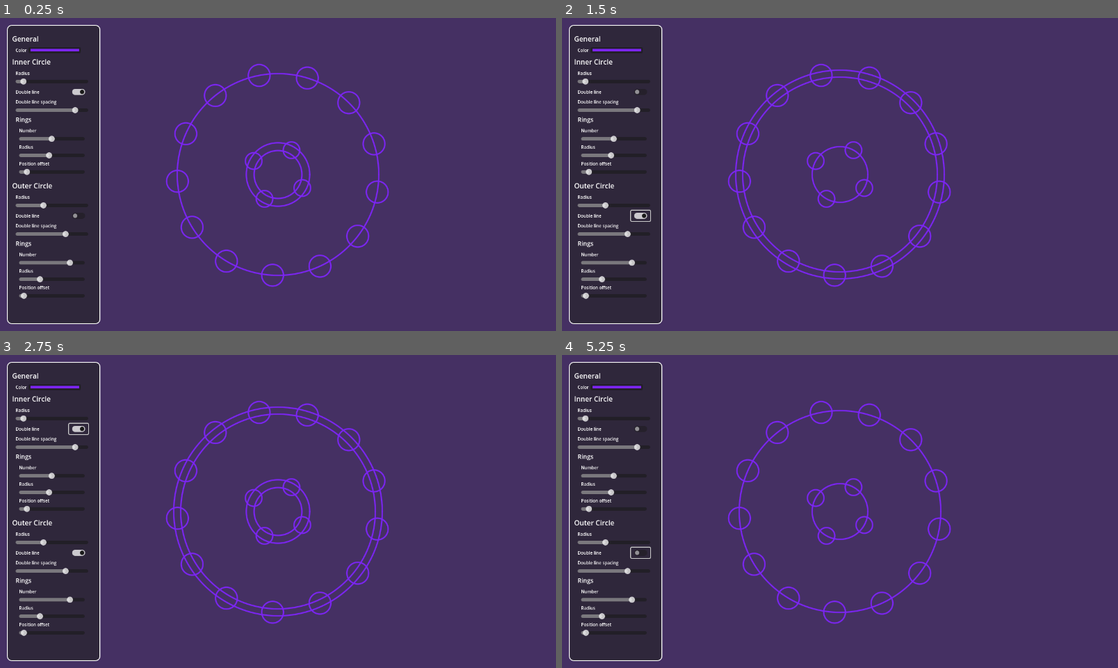
Above: before the commit, frames 1-4 (two rows, left to right).
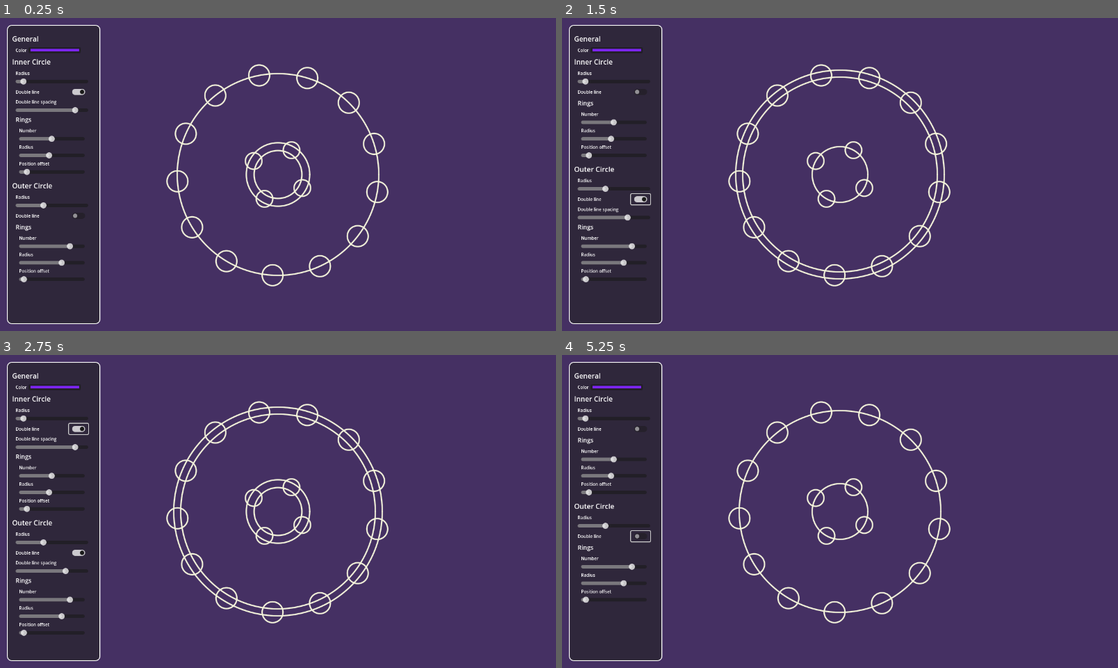
Above: after the commit, the same moments.

Repository: sterco-raro/magic-circles
Game: Godot game, scene res://scenes/main/main.tscn
Same seed, same stepped clock (60 frames per second), same inputs: the game is played once before the commit and once after it.
Inputs (mouse positions are in pixels of both pictures, inside the frame that each line leads up to; where the layout moved, square brackets give the same spot in the first picture):
- Up to frame 1 (0.25 s): no input
- Up to frame 2 (1.5 s): click (639, 93) at 0.5 s; click (639, 199) [639, 215] at 1.25 s
- Up to frame 3 (2.75 s): click (77, 430) at 2 s
- Up to frame 4 (5.25 s): click (639, 552) at 2.75 s; click (639, 430) at 3.5 s; click (639, 536) [639, 552] at 4.25 s; tap Enter at 5 s

The runs differ from the first frame. In frame 1, 3.0% of the frame differs, in the area x 2-70%, y 14-90%; in frame 2, 4.6%; in frame 3, 3.1%; in frame 4, 4.0%.

Commit message:
Fix: toggling the double line button now also toggles the right slider visibility

Diff:
--- a/scenes/main/main.gd
+++ b/scenes/main/main.gd
@@ -87,46 +87,54 @@
 	if Input.is_action_just_released("reset"):
 		reset()
 
-func update_color(color: Color):
-	renderer.set_color(color)
-	# Match background and circle color, using a lighter shade for the bg
-	background.material.set_shader_parameter("background_color", color / 2)
-	# Set color picker value
-	color_picker.color = color
-
 func reset():
 	var circle: MagicCircle = MagicCircleGenerator.generate()
 	var color: Color = Color(randf(), randf(), randf(), 1)
 
 	renderer.set_data.emit(circle)
 
-	# Update inner circle controls
+	# Update general UI controls
+	color_picker.color = color
+	update_background_color(color)
+
+	# Update inner circle UI controls
 	inner_radius_slider.value = circle.inner.radius
 	inner_double_button.button_pressed = circle.inner.double
+	update_inner_spacing_slider_visibility(circle.inner.double)
 	inner_spacing_slider.value = circle.inner.spacing
 	inner_rings_number_slider.value = circle.inner.rings
 	inner_rings_radius_slider.value = circle.inner.rings_radius
 	inner_rings_offset_slider.value = snappedf(rad_to_deg(circle.inner.rings_offset_rad), 0.01)
 
-	# Update outer circle controls
+	# Update outer circle UI controls
 	outer_radius_slider.value = circle.outer.radius
 	outer_double_button.button_pressed = circle.outer.double
+	update_outer_spacing_slider_visibility(circle.outer.double)
 	outer_spacing_slider.value = circle.outer.spacing
 	outer_rings_number_slider.value = circle.outer.rings
 	outer_rings_radius_slider.value = circle.outer.rings_radius
 	outer_rings_offset_slider.value = snappedf(rad_to_deg(circle.outer.rings_offset_rad), 0.01)
 
-	update_color(color)
+func update_background_color(color: Color):
+	background.material.set_shader_parameter("background_color", color / 2)
+
+func update_inner_spacing_slider_visibility(visibility: bool):
+	%InnerDoubleSpacing.visible = visibility
+
+func update_outer_spacing_slider_visibility(visibility: bool):
+	%OuterDoubleSpacing.visible = visibility
 
 #region SIGNALS
 func _on_color_picker_button_color_changed(color: Color) -> void:
-	update_color(color)
+	renderer.set_color(color)
+	update_background_color(color)
 
 func _on_inn_radius_slider_value_changed(value: float) -> void:
 	renderer.set_inner_radius.emit(value)
 
 func _on_inn_double_button_toggled(toggled_on: bool) -> void:
 	renderer.set_inner_double.emit(toggled_on)
+	update_inner_spacing_slider_visibility(toggled_on)
 
 func _on_inn_spacing_slider_value_changed(value: float) -> void:
 	renderer.set_inner_spacing.emit(value)
@@ -145,6 +153,7 @@
 
 func _on_out_double_button_toggled(toggled_on: bool) -> void:
 	renderer.set_outer_double.emit(toggled_on)
+	update_outer_spacing_slider_visibility(toggled_on)
 
 func _on_out_spacing_slider_value_changed(value: float) -> void:
 	renderer.set_outer_spacing.emit(value)
--- a/scenes/main/main.tscn
+++ b/scenes/main/main.tscn
@@ -128,15 +128,16 @@
 unique_name_in_owner = true
 layout_mode = 2
 
-[node name="Spacing" type="VBoxContainer" parent="UI/Settings/PanelContainer/MarginContainer/ScrollContainer/VBoxContainer/InnerCircle/CategoryBody/VBoxContainer"]
-layout_mode = 2
-
-[node name="Label" type="Label" parent="UI/Settings/PanelContainer/MarginContainer/ScrollContainer/VBoxContainer/InnerCircle/CategoryBody/VBoxContainer/Spacing"]
+[node name="InnerDoubleSpacing" type="VBoxContainer" parent="UI/Settings/PanelContainer/MarginContainer/ScrollContainer/VBoxContainer/InnerCircle/CategoryBody/VBoxContainer"]
+unique_name_in_owner = true
+layout_mode = 2
+
+[node name="Label" type="Label" parent="UI/Settings/PanelContainer/MarginContainer/ScrollContainer/VBoxContainer/InnerCircle/CategoryBody/VBoxContainer/InnerDoubleSpacing"]
 layout_mode = 2
 theme_override_font_sizes/font_size = 10
 text = "Double line spacing"
 
-[node name="InnSpacingSlider" type="HSlider" parent="UI/Settings/PanelContainer/MarginContainer/ScrollContainer/VBoxContainer/InnerCircle/CategoryBody/VBoxContainer/Spacing"]
+[node name="InnSpacingSlider" type="HSlider" parent="UI/Settings/PanelContainer/MarginContainer/ScrollContainer/VBoxContainer/InnerCircle/CategoryBody/VBoxContainer/InnerDoubleSpacing"]
 unique_name_in_owner = true
 layout_mode = 2
 
@@ -242,15 +243,16 @@
 unique_name_in_owner = true
 layout_mode = 2
 
-[node name="Spacing" type="VBoxContainer" parent="UI/Settings/PanelContainer/MarginContainer/ScrollContainer/VBoxContainer/OuterCircle/CategoryBody/VBoxContainer"]
-layout_mode = 2
-
-[node name="Label" type="Label" parent="UI/Settings/PanelContainer/MarginContainer/ScrollContainer/VBoxContainer/OuterCircle/CategoryBody/VBoxContainer/Spacing"]
+[node name="OuterDoubleSpacing" type="VBoxContainer" parent="UI/Settings/PanelContainer/MarginContainer/ScrollContainer/VBoxContainer/OuterCircle/CategoryBody/VBoxContainer"]
+unique_name_in_owner = true
+layout_mode = 2
+
+[node name="Label" type="Label" parent="UI/Settings/PanelContainer/MarginContainer/ScrollContainer/VBoxContainer/OuterCircle/CategoryBody/VBoxContainer/OuterDoubleSpacing"]
 layout_mode = 2
 theme_override_font_sizes/font_size = 10
 text = "Double line spacing"
 
-[node name="OutSpacingSlider" type="HSlider" parent="UI/Settings/PanelContainer/MarginContainer/ScrollContainer/VBoxContainer/OuterCircle/CategoryBody/VBoxContainer/Spacing"]
+[node name="OutSpacingSlider" type="HSlider" parent="UI/Settings/PanelContainer/MarginContainer/ScrollContainer/VBoxContainer/OuterCircle/CategoryBody/VBoxContainer/OuterDoubleSpacing"]
 unique_name_in_owner = true
 layout_mode = 2
 
@@ -312,13 +314,13 @@
 [connection signal="color_changed" from="UI/Settings/PanelContainer/MarginContainer/ScrollContainer/VBoxContainer/General/CategoryBody/VBoxContainer/Color/ColorPickerButton" to="." method="_on_color_picker_button_color_changed"]
 [connection signal="value_changed" from="UI/Settings/PanelContainer/MarginContainer/ScrollContainer/VBoxContainer/InnerCircle/CategoryBody/VBoxContainer/Radius/InnRadiusSlider" to="." method="_on_inn_radius_slider_value_changed"]
 [connection signal="toggled" from="UI/Settings/PanelContainer/MarginContainer/ScrollContainer/VBoxContainer/InnerCircle/CategoryBody/VBoxContainer/DoubleLine/MarginContainer/InnDoubleButton" to="." method="_on_inn_double_button_toggled"]
-[connection signal="value_changed" from="UI/Settings/PanelContainer/MarginContainer/ScrollContainer/VBoxContainer/InnerCircle/CategoryBody/VBoxContainer/Spacing/InnSpacingSlider" to="." method="_on_inn_spacing_slider_value_changed"]
+[connection signal="value_changed" from="UI/Settings/PanelContainer/MarginContainer/ScrollContainer/VBoxContainer/InnerCircle/CategoryBody/VBoxContainer/InnerDoubleSpacing/InnSpacingSlider" to="." method="_on_inn_spacing_slider_value_changed"]
 [connection signal="value_changed" from="UI/Settings/PanelContainer/MarginContainer/ScrollContainer/VBoxContainer/InnerCircle/CategoryBody/VBoxContainer/Rings/SubCategoryBody/VBoxContainer/Number/InnRingsNumberSlider" to="." method="_on_inn_rings_number_slider_value_changed"]
 [connection signal="value_changed" from="UI/Settings/PanelContainer/MarginContainer/ScrollContainer/VBoxContainer/InnerCircle/CategoryBody/VBoxContainer/Rings/SubCategoryBody/VBoxContainer/Radius/InnRingsRadiusSlider" to="." method="_on_inn_rings_radius_slider_value_changed"]
 [connection signal="value_changed" from="UI/Settings/PanelContainer/MarginContainer/ScrollContainer/VBoxContainer/InnerCircle/CategoryBody/VBoxContainer/Rings/SubCategoryBody/VBoxContainer/Offset/InnRingsOffsetSlider" to="." method="_on_inn_rings_offset_slider_value_changed"]
 [connection signal="value_changed" from="UI/Settings/PanelContainer/MarginContainer/ScrollContainer/VBoxContainer/OuterCircle/CategoryBody/VBoxContainer/Radius/OutRadiusSlider" to="." method="_on_out_radius_slider_value_changed"]
 [connection signal="toggled" from="UI/Settings/PanelContainer/MarginContainer/ScrollContainer/VBoxContainer/OuterCircle/CategoryBody/VBoxContainer/DoubleLine/MarginContainer/OutDoubleButton" to="." method="_on_out_double_button_toggled"]
-[connection signal="value_changed" from="UI/Settings/PanelContainer/MarginContainer/ScrollContainer/VBoxContainer/OuterCircle/CategoryBody/VBoxContainer/Spacing/OutSpacingSlider" to="." method="_on_out_spacing_slider_value_changed"]
+[connection signal="value_changed" from="UI/Settings/PanelContainer/MarginContainer/ScrollContainer/VBoxContainer/OuterCircle/CategoryBody/VBoxContainer/OuterDoubleSpacing/OutSpacingSlider" to="." method="_on_out_spacing_slider_value_changed"]
 [connection signal="value_changed" from="UI/Settings/PanelContainer/MarginContainer/ScrollContainer/VBoxContainer/OuterCircle/CategoryBody/VBoxContainer/Rings/SubCategoryBody/VBoxContainer/Number/OutRingsNumberSlider" to="." method="_on_out_rings_number_slider_value_changed"]
 [connection signal="value_changed" from="UI/Settings/PanelContainer/MarginContainer/ScrollContainer/VBoxContainer/OuterCircle/CategoryBody/VBoxContainer/Rings/SubCategoryBody/VBoxContainer/Radius/OutRingsRadiusSlider" to="." method="_on_out_rings_radius_slider_value_changed"]
 [connection signal="value_changed" from="UI/Settings/PanelContainer/MarginContainer/ScrollContainer/VBoxContainer/OuterCircle/CategoryBody/VBoxContainer/Rings/SubCategoryBody/VBoxContainer/Offset/OutRingsOffsetSlider" to="." method="_on_out_rings_offset_slider_value_changed"]
--- a/scripts/constants.gd
+++ b/scripts/constants.gd
@@ -22,4 +22,4 @@
 const OUTER_CIRCLE_RINGS_MAX: int = 16
 
 const OUTER_CIRCLE_RINGS_RADIUS_MIN: int = 8
-const OUTER_CIRCLE_RINGS_RADIUS_MAX: int = 64
+const OUTER_CIRCLE_RINGS_RADIUS_MAX: int = 32
